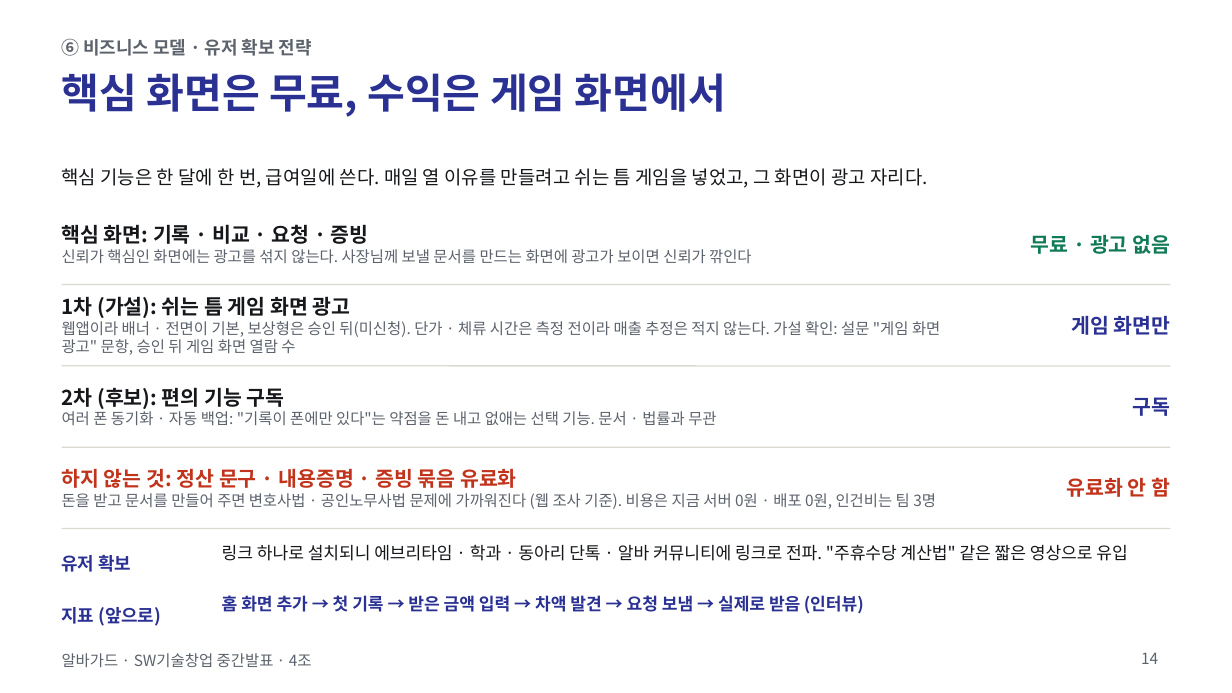
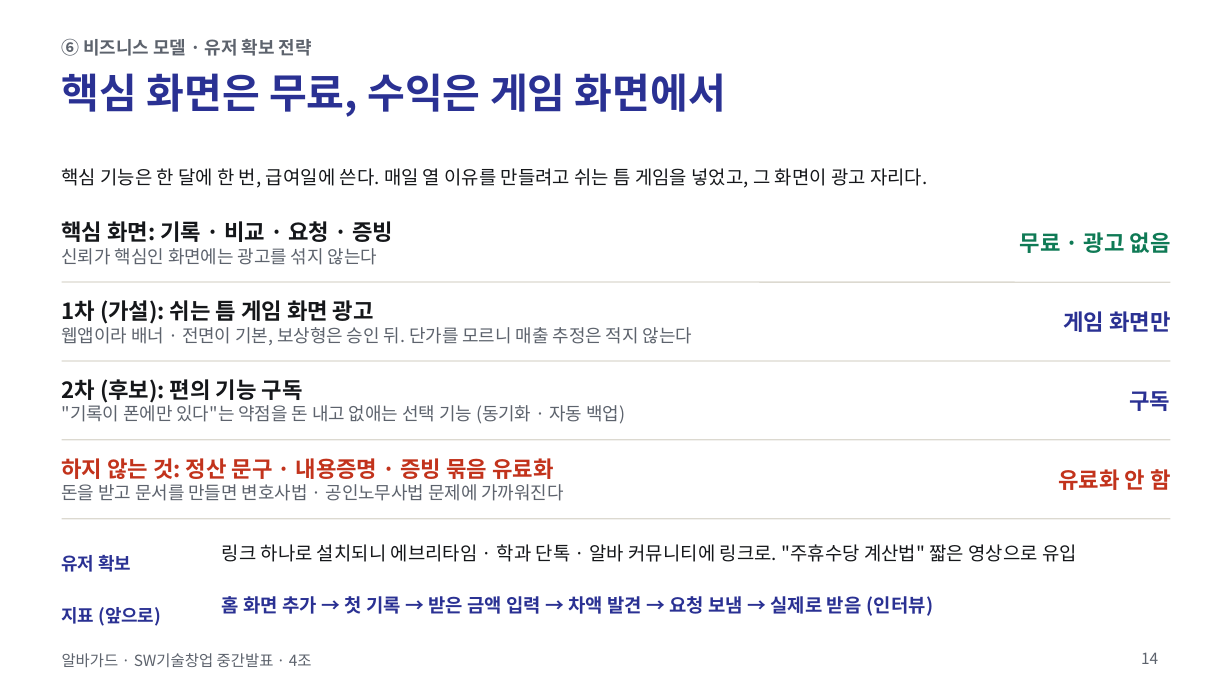
Before and after one commit to jihooni217/albaguard, a slide deck: slide 14 of docs/06_중간발표_PPT.pptx. Drawn at 1232x693 pixels with LibreOffice and Linux fonts; fonts in the diff are those of the drawing. Boxes give left, top, right and bottom in pixels: in the first picture for what was removed or moved away, otherwise in the second. Text is boxed around its words. In the diff, an @@ line names an element or a change of style, - is before the commit and + after.

```diff
--- a/docs/06_중간발표_PPT.pptx
+++ b/docs/06_중간발표_PPT.pptx
@@ text at [62,221,393,242]: size 12 to 13 pt in "핵심 화면: 기록 · 비교 · 요청 ..." @@
@@ text at [62,248,377,265]: text changed; size 9 to 10.5 pt @@
-신뢰가 핵심인 화면에는 광고를 섞지 않는다. 사장님께 보낼 문서를 만드는 화면에 광고가 보이면 신뢰가 깎인다
+신뢰가 핵심인 화면에는 광고를 섞지 않는다
@@ text at [62,297,374,325]: size 12 to 13 pt in "1차 (가설): 쉬는 틈 게임 화면 광고" @@
@@ text at [62,323,692,345]: text changed; size 9 to 10.5 pt @@
-웹앱이라 배너 · 전면이 기본, 보상형은 승인 뒤(미신청). 단가 · 체류 시간은 측정 전이라 매출 추정은 적지 않는다. 가설 확인: 설문 "게임 화면 광고" 문항, 승인 뒤 게임 화면 열람 수
+웹앱이라 배너 · 전면이 기본, 보상형은 승인 뒤. 단가를 모르니 매출 추정은 적지 않는다
@@ text at [62,379,303,403]: size 12 to 13 pt in "2차 (후보): 편의 기능 구독" @@
@@ text at [62,402,625,424]: text changed; size 9 to 10.5 pt @@
-여러 폰 동기화 · 자동 백업: "기록이 폰에만 있다"는 약점을 돈 내고 없애는 선택 기능. 문서 · 법률과 무관
+"기록이 폰에만 있다"는 약점을 돈 내고 없애는 선택 기능 (동기화 · 자동 백업)
@@ 2 texts, 2 lines: place and size @@
-2 texts, 2 lines at [62,366,1170,509]
+2 texts, 2 lines at [62,361,1170,501]
@@ size 12 to 13 pt in 4 elements at [1020,232,1171,253], [1063,311,1170,332], [1130,391,1171,411], [1058,469,1170,490] @@
@@ text at [62,458,553,479]: size 12 to 13 pt in "하지 않는 것: 정산 문구 · 내용증명 ..." @@
@@ text at [62,484,563,501]: text changed; size 9 to 10.5 pt @@
-돈을 받고 문서를 만들어 주면 변호사법 · 공인노무사법 문제에 가까워진다 (웹 조사 기준). 비용은 지금 서버 0원 · 배포 0원, 인건비는 팀 3명
+돈을 받고 문서를 만들면 변호사법 · 공인노무사법 문제에 가까워진다
@@ line moved from (62, 529) - (1170, 529) to (62, 519) - (1170, 519) @@
@@ text at [222,544,1077,562]: text changed; size 10 to 11 pt @@
-링크 하나로 설치되니 에브리타임 · 학과 · 동아리 단톡 · 알바 커뮤니티에 링크로 전파. "주휴수당 계산법" 같은 짧은 영상으로 유입
+링크 하나로 설치되니 에브리타임 · 학과 단톡 · 알바 커뮤니티에 링크로. "주휴수당 계산법" 짧은 영상으로 유입
@@ text "홈 화면 추가 → 첫 ..." at [222,593,933,618]: size 10 to 11 pt @@
```
Also in this commit, not shown: 7 other slides changed, 6 other files.
